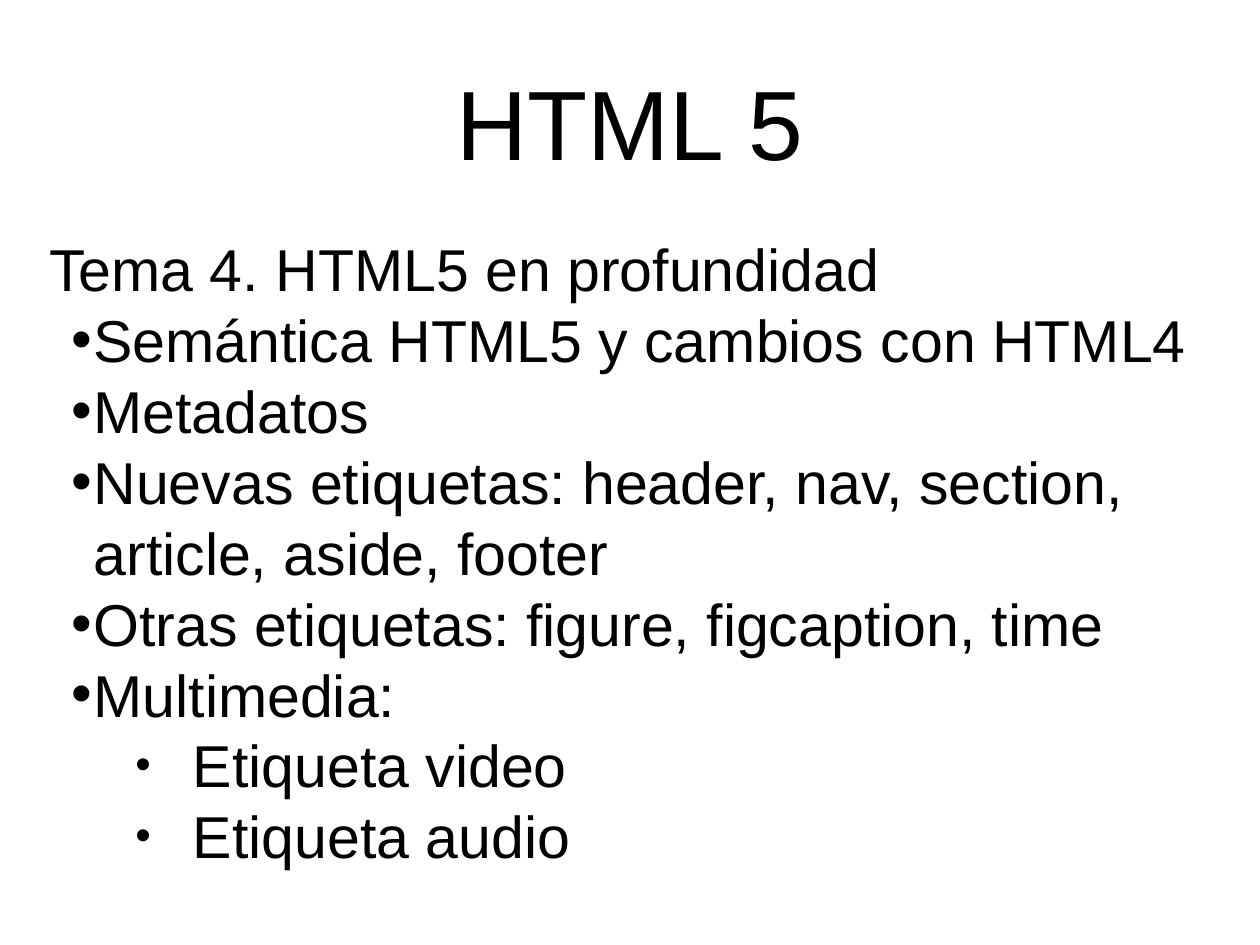
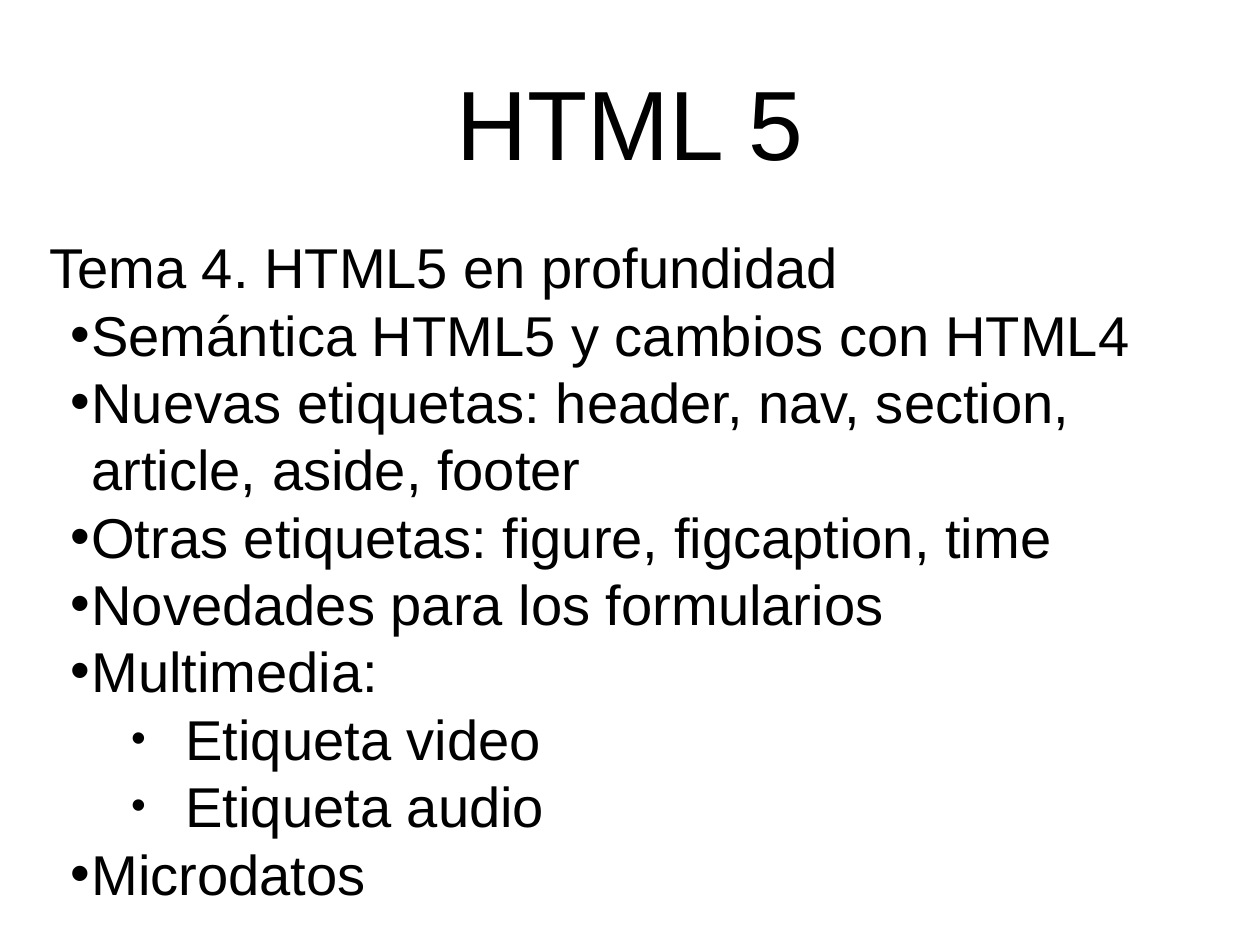
Before and after one commit to fitamix/HTML5, a slide deck: slide 4 of Tema0/Tema0-Presentacion.pptx. Drawn at 1260x945 pixels with LibreOffice and Linux fonts; fonts in the diff are those of the drawing. Boxes give left, top, right and bottom in pixels: in the first picture for what was removed or moved away, otherwise in the second. Text is boxed around its words. In the diff, an @@ line names an element or a change of style, - is before the commit and + after.

Commit message:
tema 4 añadido

```diff
--- a/Tema0/Tema0-Presentacion.pptx
+++ b/Tema0/Tema0-Presentacion.pptx
@@ subtitle at <box>49,247,1129,838</box>: size 48 to 45.6 pt in "Tema 4. HTML5 en profundidad", "Semántica HTML5 y cambios con HTML4", "Nuevas etiquetas: header, nav, section, article, aside, ...", "Otras etiquetas: figure, figcaption, time" and 3 more places; indent changed @@
@@ subtitle at <box>71,390,369,434</box>: paragraph removed @@
-  • Metadatos
@@ subtitle at <box>70,584,883,636</box>: paragraph added @@
+  • Novedades para los formularios
@@ subtitle at <box>70,854,365,896</box>: paragraph added @@
+  • Microdatos
```
Also in this commit, not shown: 1 other slide changed, 11 other files.
